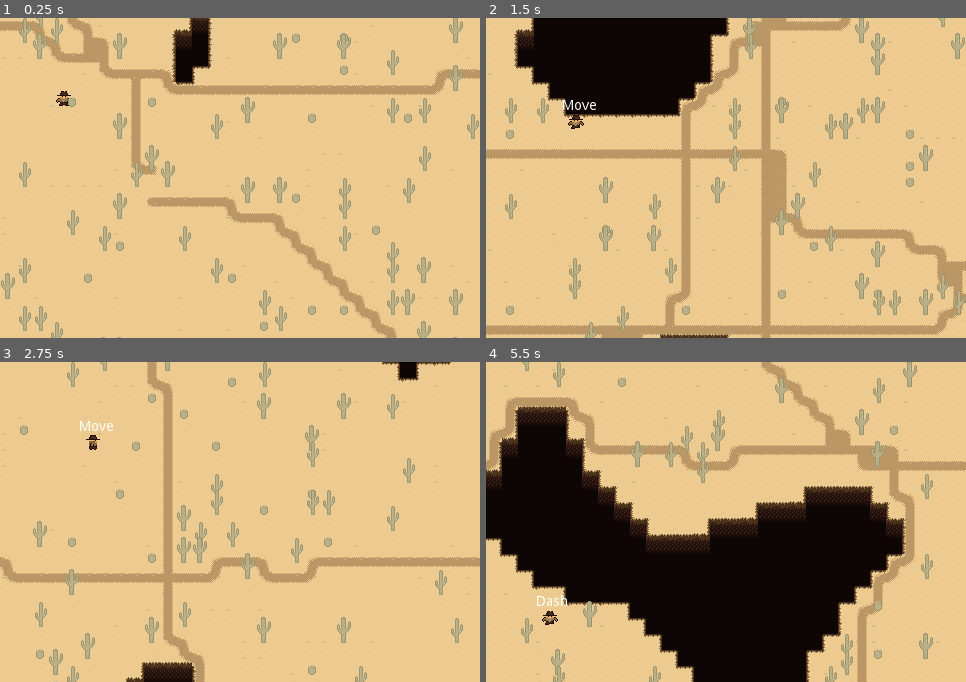
Above: before the commit, frames 1-4 (two rows, left to right).
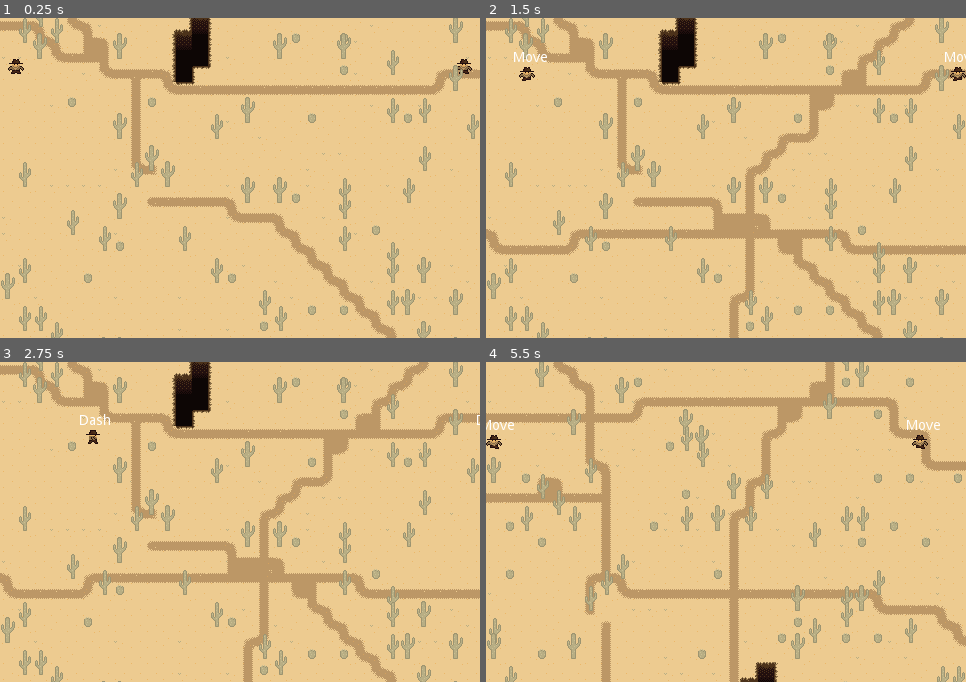
Above: after the commit, the same moments.

Repository: mikahimself/gun-fighters
Game: Godot game, scene res://scenes/World.tscn
The game is run twice, just before and just after one commit, with the same random seed, the same clock (stepped at 60 frames per second) and the same inputs.
Inputs:
- Up to frame 1 (0.25 s): no input
- Up to frame 2 (1.5 s): tap Enter (ui_accept) at 0.5 s; hold Right (move_right) 0.53-1.28 s; hold Enter (ui_accept) 0.53-1.28 s; hold Down (move_down) from 1.28 s (still down); tap R (draw_roads) at 1.35 s
- Up to frame 3 (2.75 s): tap Enter (ui_accept) at 1.52, 1.55, 1.82, 2.3 s; release Down (move_down) at 2.03 s; hold Right (move_right) from 2.03 s (still down); hold M (move_dash) from 2.03 s (still down)
- Up to frame 4 (5.5 s): release Right (move_right) at 2.78 s; release M (move_dash) at 2.78 s; hold Up (move_up) 2.78-3.53 s; tap 1 (simulate_damage) at 2.85 s; tap Enter (ui_accept) at 3.02, 3.05, 3.32, 4.52, 4.55, 4.82, 5.3 s; hold Enter (ui_accept) 3.53-4.28 s; hold Left (move_left) 3.53-5.03 s; tap T (redraw_map, bound only after the commit) at 4.15 s; tap R (draw_roads) at 4.35 s; hold Down (move_down) from 5.03 s (still down); hold M (move_dash) from 5.03 s (still down)

The runs differ from the first frame. In frame 1, 0.3% of the frame differs, in the area x 1-99%, y 12-28%; in frame 2, 36%; in frame 3, 25%; in frame 4, 53%, in the area x 0-100%, y 0-100%.

Commit message:
Add initial possibility to add another player

Diff:
--- a/project.godot
+++ b/project.godot
@@ -74,6 +74,11 @@
 "events": [ Object(InputEventKey,"resource_local_to_scene":false,"resource_name":"","device":0,"alt":false,"shift":false,"control":false,"meta":false,"command":false,"pressed":false,"scancode":82,"unicode":0,"echo":false,"script":null)
  ]
 }
+redraw_map={
+"deadzone": 0.5,
+"events": [ Object(InputEventKey,"resource_local_to_scene":false,"resource_name":"","device":0,"alt":false,"shift":false,"control":false,"meta":false,"command":false,"pressed":false,"scancode":84,"unicode":0,"echo":false,"script":null)
+ ]
+}
 
 [layer_names]
 
--- a/scripts/World.gd
+++ b/scripts/World.gd
@@ -5,6 +5,8 @@
 var sand_cap: float = 0.5
 var path_attempt_max: int = 32
 var path_caps: Vector2 = Vector2(0.225, 0.05)
+var start_positions = []
+
 onready var nav2d = $Navigation2D
 onready var sand_map = $Navigation2D/TileMapSand
 onready var path_map = $Navigation2D/TileMapPaths
@@ -29,7 +31,7 @@
 	create_path_map()
 
 func _input(event):
-	if event.is_action_pressed("ui_accept"):
+	if event.is_action_pressed("redraw_map"):
 		clear_maps()
 		draw_maps()
 	if event.is_action_pressed("draw_roads"):
@@ -49,8 +51,11 @@
 	noise.seed = randi()
 	create_sand_map()
 	create_background_map()
-	place_player()
 	place_props()
+	var can_place = place_players(2)
+	if not can_place:
+		clear_maps()
+		draw_maps()
 
 func place_props():
 	for x in map_size.x:
@@ -140,34 +145,38 @@
 	c.position = place_position
 	$YSort.add_child(c)
 
-func place_player() -> void:
+func place_players(number: int) -> bool:
+	var placed_ok = false
+	if number == 1:
+		placed_ok = place_player(1)
+	else:
+		placed_ok = place_player(1) && place_player(2)
+		#placed_ok = place_player(2)
+
+	return placed_ok
+
+
+func place_player(id: int) -> bool:
+	var start_x = 3.0 if id == 1 else (map_size.x - 3)
+	var end_x = (map_size.x / 2) - 3 if id == 1 else (map_size.x + 3)
+
 	plr = player.instance()
 	var foundPosition = false
 
-	for x in range(6, map_size.x / 2+ 6):
-		for y in range(6, map_size.y):
+	for x in range(start_x, end_x):
+		for y in range(4, map_size.y):
 			if sand_map.get_cell(x, y) == 0 and check_surroundings(x, y):
 				plr.position = sand_map.map_to_world(Vector2(x, y))
 				foundPosition = true
-			if (foundPosition):
-				print("placed player at ", plr.position)
-				break
-		if (foundPosition):
-			print("placed player at ", plr.position)
-			break
-	if (foundPosition):
-		$YSort.add_child(plr)
-	else:
-		print("Couldnt fin pos")
+				$YSort.add_child(plr)
+				return foundPosition
+	return foundPosition
 
 func check_surroundings(x: int, y:int) -> bool:
 	var placeOK = true
-	if sand_map.get_cell(x - 1, y) == -1:
-		placeOK = false
-	if sand_map.get_cell(x + 1, y) == -1:
-		placeOK = false
-	if sand_map.get_cell(x, y - 1) == -1:
-		placeOK = false
-	if sand_map.get_cell(x, y + 1) == -1:
-		placeOK = false
+
+	for spotX in range(x - 2, x + 2):
+		for spotY in range(y - 2, y + 2):
+			if sand_map.get_cell(spotX, spotY) == -1 || sand_map.get_cell_autotile_coord(x, y) == Vector2(7, 5):
+				placeOK = false
 	return placeOK
